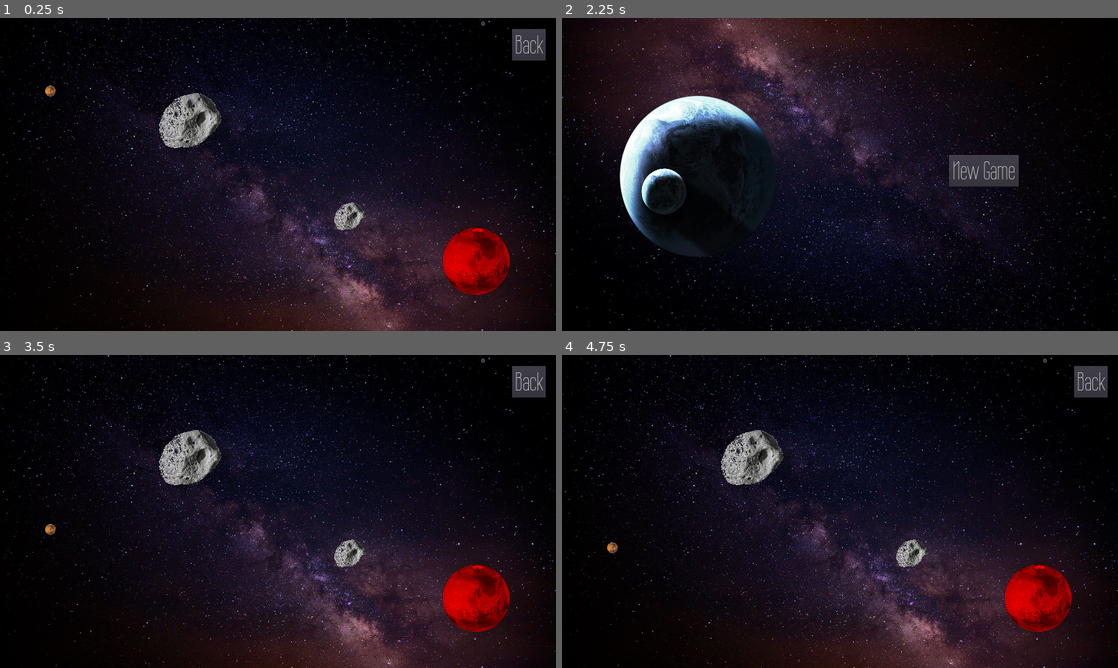
Above: before the commit, frames 1-4 (two rows, left to right).
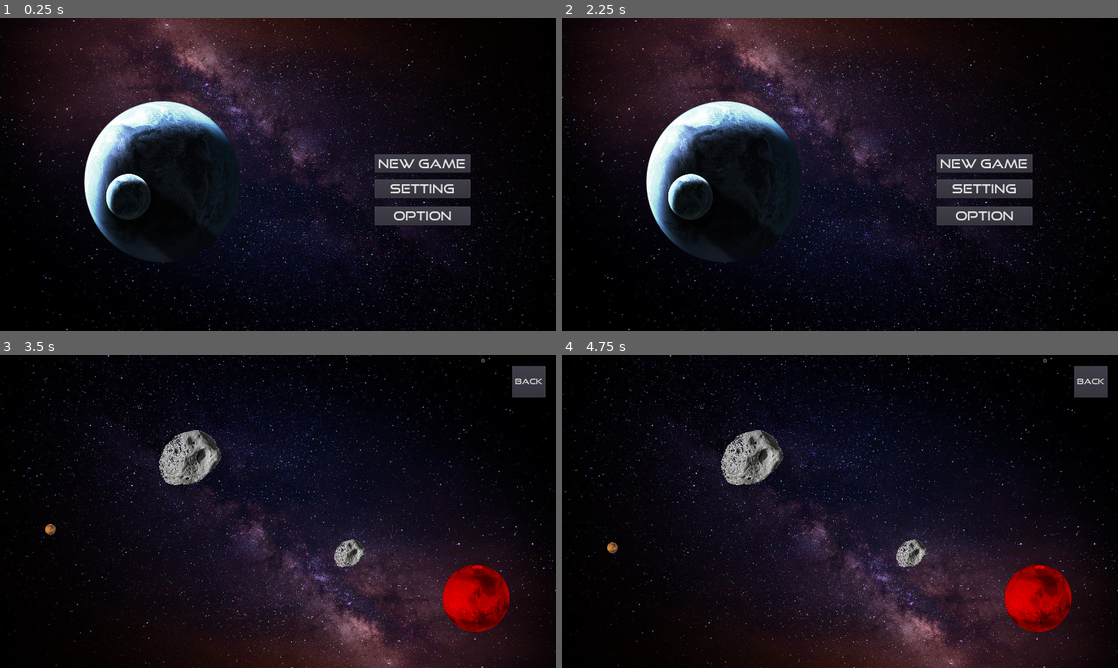
Above: after the commit, the same moments.

Repository: allenshi2014/balldrop
Game: Godot game, scene res://Menu.tscn
Same seed, same stepped clock (60 frames per second), same inputs: the game is played once before the commit and once after it. Before the commit the project starts from res://main.tscn.
Inputs (mouse positions are in pixels of both pictures, inside the frame that each line leads up to):
- Up to frame 1 (0.25 s): no input
- Up to frame 2 (2.25 s): click (1090, 46) at 0.5 s, where only the run before the commit has a clickable "Back"; click "New Game" (after the commit: "Option") at 1.25 s; click "Back" at 2 s
- Up to frame 3 (3.5 s): click "New Game" (after the commit: "Setting") at 2.75 s
- Up to frame 4 (4.75 s): move the mouse to (962, 495) at 3.52 s; click (962, 495) at 3.67 s; move the mouse to (962, 495) at 4.27 s; click (962, 495) at 4.42 s

The runs differ from the first frame. In frame 1, 44% of the frame differs, in the area x 0-100%, y 0-100%; in frame 2, 8.6%; in frame 3, 0.1%; in frame 4, 0.1%.

Commit message:
updated structure

Diff:
--- a/Menu.gd
+++ b/Menu.gd
@@ -1,43 +1,12 @@
 extends Node2D
 
-
-# Declare member variables here. Examples:
-# var a = 2
-# var b = "text"
-
-
-# Called when the node enters the scene tree for the first time.
-func _ready():
-	pass # Replace with function body.
-
-
-# Called every frame. 'delta' is the elapsed time since the previous frame.
 func _process(_delta):
 
 	#$bg.scale += Vector2(0.0001, 0.0001)
 	#$bg.position += Vector2(-0.01, 0)
 	#$earth.position += Vector2(0.05, 0)
 	#$earth.scale += Vector2(0.0001, 0.0001)
-
-
 	$earth.rotation_degrees += 0.05
-	$earth2.rotation_degrees += 0.05
-
 
 func _on_Button_pressed():
-	get_tree().change_scene("res://main.tscn")
-	#push_warning(String(new_scene))
-
-
-func _on_TouchScreenButton_released():
-	$earth2.scale = 1.5
-	push_warning("button released.")
-	push_error("button released!!!")
-
-
-func _on_TouchScreenButton_pressed():
-	$earth2.scale = 1.5
-	$earth.rotation_degrees += 1
-	$earth2.rotation_degrees += 1
-	push_warning("button released.")
-	push_error("button released!!!")
+	get_tree().change_scene("res://level/stage1/stage1_1.tscn")
--- a/Menu.tscn
+++ b/Menu.tscn
@@ -1,57 +1,59 @@
-[gd_scene load_steps=8 format=2]
+[gd_scene load_steps=6 format=2]
 
-[ext_resource path="res://bg.jpg" type="Texture" id=1]
-[ext_resource path="res://earth.png" type="Texture" id=3]
-[ext_resource path="res://Menu.gd" type="Script" id=4]
-[ext_resource path="res://fonts/WireOne.ttf" type="DynamicFontData" id=5]
-[ext_resource path="res://earth_menu.png" type="Texture" id=6]
+[ext_resource path="res://image/bg/bg.jpg" type="Texture" id=1]
+[ext_resource path="res://font/GT.ttf" type="DynamicFontData" id=2]
+[ext_resource path="res://menu.gd" type="Script" id=3]
+[ext_resource path="res://image/bg/earth_menu.png" type="Texture" id=5]
 
 [sub_resource type="DynamicFont" id=1]
-size = 60
-font_data = ExtResource( 5 )
-
-[sub_resource type="CameraTexture" id=2]
+size = 30
+font_data = ExtResource( 2 )
 
 [node name="Menu" type="Node2D"]
-script = ExtResource( 4 )
+script = ExtResource( 3 )
 
 [node name="bg" type="Sprite" parent="."]
 position = Vector2( 640, 364.6 )
 rotation = 3.14159
 texture = ExtResource( 1 )
 
-[node name="earth2" type="Sprite" parent="."]
-position = Vector2( 314, 362.6 )
+[node name="earth" type="Sprite" parent="."]
+position = Vector2( 375, 375 )
 scale = Vector2( 0.3, 0.3 )
-texture = ExtResource( 6 )
+texture = ExtResource( 5 )
 
-[node name="earth" type="Sprite" parent="."]
-visible = false
-position = Vector2( 315.601, 361.848 )
-rotation = -3.14159
-scale = Vector2( 1.3, 1.3 )
-texture = ExtResource( 3 )
-
-[node name="Button" type="Button" parent="."]
-margin_left = 891.0
-margin_top = 315.0
-margin_right = 1051.0
-margin_bottom = 388.0
+[node name="btn_new" type="Button" parent="."]
+margin_left = 862.254
+margin_top = 312.58
+margin_right = 1083.25
+margin_bottom = 355.58
 custom_fonts/font = SubResource( 1 )
 text = "New Game"
 __meta__ = {
 "_edit_use_anchors_": false
 }
 
-[node name="Light2D" type="Light2D" parent="."]
-position = Vector2( 126, 65 )
-texture = SubResource( 2 )
-texture_scale = 9.01
-color = Color( 0.72549, 0.984314, 0.0156863, 1 )
-energy = 4.65
-shadow_enabled = true
+[node name="btn_option" type="Button" parent="."]
+margin_left = 862.254
+margin_top = 434.447
+margin_right = 1083.25
+margin_bottom = 477.447
+custom_fonts/font = SubResource( 1 )
+text = "Option"
+__meta__ = {
+"_edit_use_anchors_": false
+}
 
-[node name="TouchScreenButton" type="TouchScreenButton" parent="."]
-[connection signal="pressed" from="Button" to="." method="_on_Button_pressed"]
-[connection signal="pressed" from="TouchScreenButton" to="." method="_on_TouchScreenButton_pressed"]
-[connection signal="released" from="TouchScreenButton" to="." method="_on_TouchScreenButton_released"]
+[node name="btn_setting" type="Button" parent="."]
+margin_left = 862.254
+margin_top = 371.236
+margin_right = 1083.25
+margin_bottom = 414.236
+custom_fonts/font = SubResource( 1 )
+text = "Setting"
+__meta__ = {
+"_edit_use_anchors_": false
+}
+[connection signal="pressed" from="btn_new" to="." method="_on_Button_pressed"]
+[connection signal="pressed" from="btn_option" to="." method="_on_Button_pressed"]
+[connection signal="pressed" from="btn_setting" to="." method="_on_Button_pressed"]
--- a/gate.tscn
+++ b/level/gate.tscn
@@ -1,7 +1,9 @@
 [gd_scene load_steps=3 format=2]
 
-[ext_resource path="res://mars.png" type="Texture" id=1]
-[ext_resource path="res://gate.gd" type="Script" id=2]
+[ext_resource path="res://image/ball/mars.png" type="Texture" id=1]
+[ext_resource path="res://level/gate.gd" type="Script" id=2]
+
+
 
 [node name="gate" type="StaticBody2D" groups=[
 "line",
--- a/line.gd
+++ b/level/line.gd
@@ -12,9 +12,9 @@
 var line_shadow = null
 var line_ready = true
 
-#remove line when long hold
+#remove line when long hold 0.5sec
 var timer2 = Timer.new()
-var hold_limit = 1
+var hold_limit = 0.5
 var line_set = false
 
 
--- a/line.tscn
+++ b/level/line.tscn
@@ -1,7 +1,7 @@
 [gd_scene load_steps=4 format=2]
 
-[ext_resource path="res://line.gd" type="Script" id=1]
-[ext_resource path="res://line.png" type="Texture" id=2]
+[ext_resource path="res://image/object/line.png" type="Texture" id=1]
+[ext_resource path="res://level/line.gd" type="Script" id=2]
 
 [sub_resource type="CapsuleShape2D" id=1]
 resource_local_to_scene = true
@@ -10,7 +10,7 @@
 "line",
 ]]
 input_pickable = true
-script = ExtResource( 1 )
+script = ExtResource( 2 )
 
 [node name="shape" type="CollisionShape2D" parent="."]
 shape = SubResource( 1 )
@@ -18,5 +18,5 @@
 [node name="spr" type="Sprite" parent="."]
 modulate = Color( 1.2, 1.2, 1.2, 1 )
 z_index = -1
-texture = ExtResource( 2 )
+texture = ExtResource( 1 )
 [connection signal="input_event" from="." to="." method="_on_line_input_event"]
--- a/mars.gd
+++ b/level/mars.gd
@@ -45,7 +45,7 @@
 
 			elif c.collider_name == "rock":
 				#add break effect
-				var shockwave = preload("res://shockwave.tscn").instance()
+				var shockwave = preload("res://level/shockwave.tscn").instance()
 				shockwave.position = position
 				shockwave.scale = Vector2(2, 2)
 				shockwave.modulate = Color(0.5, 1, 0, 1)
@@ -65,7 +65,7 @@
 				vel = (-vel.reflect(norm)).linear_interpolate(vel.slide(norm), 1-restitution)
 				position = coll + norm * 0.1
 
-				var shockwave = preload("res://shockwave.tscn").instance()
+				var shockwave = preload("res://level/shockwave.tscn").instance()
 				shockwave.position = position
 				#shockwave.modulate = $spr.modulate
 				get_parent().add_child(shockwave)
--- a/mars.tscn
+++ b/level/mars.tscn
@@ -1,7 +1,9 @@
 [gd_scene load_steps=4 format=2]
 
-[ext_resource path="res://mars.png" type="Texture" id=1]
-[ext_resource path="res://mars.gd" type="Script" id=2]
+[ext_resource path="res://image/ball/mars.png" type="Texture" id=1]
+[ext_resource path="res://level/mars.gd" type="Script" id=2]
+
+
 
 [sub_resource type="CircleShape2D" id=1]
 radius = 78.165
--- a/rock.tscn
+++ b/level/stage1/rock.tscn
@@ -1,7 +1,9 @@
 [gd_scene load_steps=3 format=2]
 
-[ext_resource path="res://rock.png" type="Texture" id=1]
-[ext_resource path="res://rock.gd" type="Script" id=2]
+[ext_resource path="res://image/object/rock.png" type="Texture" id=1]
+[ext_resource path="res://level/stage1/rock.gd" type="Script" id=2]
+
+
 
 [node name="rock" type="StaticBody2D" groups=[
 "line",
--- a/main.gd
+++ b/level/stage1/stage1_1.gd
@@ -40,12 +40,12 @@
 			p1 = $cam.get_global_mouse_position()
 			p2 = p1
 
-			current_line = preload("res://line.tscn").instance()
+			current_line = preload("res://level/line.tscn").instance()
 			current_line.set_ends(p1, p2)
 			#add_child(current_line)
 
 			#showing the shadow line without bounce
-			current_line_shadow = preload("res://line.tscn").instance()
+			current_line_shadow = preload("res://level/line.tscn").instance()
 			current_line_shadow.set_ends_shadow(p1, p2)
 			add_child(current_line_shadow)
 
@@ -66,4 +66,4 @@
 
 
 func _on_Button_pressed():
-	get_tree().change_scene("res://Menu.tscn")
+	get_tree().change_scene("res://menu.tscn")
--- a/main.tscn
+++ b/level/stage1/stage1_1.tscn
@@ -1,11 +1,12 @@
-[gd_scene load_steps=16 format=2]
-
-[ext_resource path="res://main.gd" type="Script" id=1]
-[ext_resource path="res://fonts/WireOne.ttf" type="DynamicFontData" id=2]
-[ext_resource path="res://mars.tscn" type="PackedScene" id=3]
-[ext_resource path="res://bg.jpg" type="Texture" id=4]
-[ext_resource path="res://rock.tscn" type="PackedScene" id=5]
-[ext_resource path="res://gate.tscn" type="PackedScene" id=6]
+[gd_scene load_steps=17 format=2]
+
+[ext_resource path="res://fonts/WireOne.ttf" type="DynamicFontData" id=1]
+[ext_resource path="res://image/bg/bg.jpg" type="Texture" id=2]
+[ext_resource path="res://font/GT.ttf" type="DynamicFontData" id=3]
+[ext_resource path="res://level/stage1/stage1_1.gd" type="Script" id=4]
+[ext_resource path="res://level/stage1/rock.tscn" type="PackedScene" id=5]
+[ext_resource path="res://level/mars.tscn" type="PackedScene" id=6]
+[ext_resource path="res://level/gate.tscn" type="PackedScene" id=7]
 
 [sub_resource type="Environment" id=1]
 background_mode = 4
@@ -93,14 +94,14 @@
 shader_param/gradient = SubResource( 7 )
 
 [sub_resource type="DynamicFont" id=9]
-size = 60
-font_data = ExtResource( 2 )
-
-[node name="main" type="WorldEnvironment"]
+size = 19
+font_data = ExtResource( 3 )
+
+[node name="stage1_1" type="WorldEnvironment"]
 environment = SubResource( 1 )
-script = ExtResource( 1 )
-
-[node name="gate" parent="." instance=ExtResource( 6 )]
+script = ExtResource( 4 )
+
+[node name="gate" parent="." instance=ExtResource( 7 )]
 position = Vector2( 1095, 559 )
 
 [node name="rock3" parent="." instance=ExtResource( 5 )]
@@ -166,7 +167,7 @@
 
 [node name="bg" type="Sprite" parent="layer_bg"]
 position = Vector2( 640.199, 360 )
-texture = ExtResource( 4 )
+texture = ExtResource( 2 )
 
 [node name="gradient" type="ColorRect" parent="layer_bg"]
 visible = false
@@ -191,7 +192,7 @@
 "_edit_use_anchors_": false
 }
 
-[node name="mars" parent="." instance=ExtResource( 3 )]
+[node name="mars" parent="." instance=ExtResource( 6 )]
 position = Vector2( 116, 128 )
 
 [node name="Button" type="Button" parent="."]
--- a/project.godot
+++ b/project.godot
@@ -15,9 +15,9 @@
 
 [application]
 
-config/name="balldrop"
-run/main_scene="res://main.tscn"
-config/icon="res://icon.png"
+config/name="GoBall"
+run/main_scene="res://menu.tscn"
+config/icon="res://image/icon.png"
 
 [autoload]
 
Not shown, removed: bg1.jpg.import
Binary file removed: demo/demo.gif
Binary file added: font/GT.ttf
Binary file removed: fonts/WireOne.ttf
Renamed: mars.png -> image/ball/mars.png
Not shown, changed: image/ball/mars.png.import
Renamed: bg.jpg -> image/bg/bg.jpg
Not shown, changed: image/bg/bg.jpg.import
Renamed: bg1.jpg -> image/bg/bg1.jpg
Not shown, changed: image/bg/bg1.jpg.import
Renamed: earth.png -> image/bg/earth.png
Not shown, changed: image/bg/earth.png.import
(and 13 more such lines)
